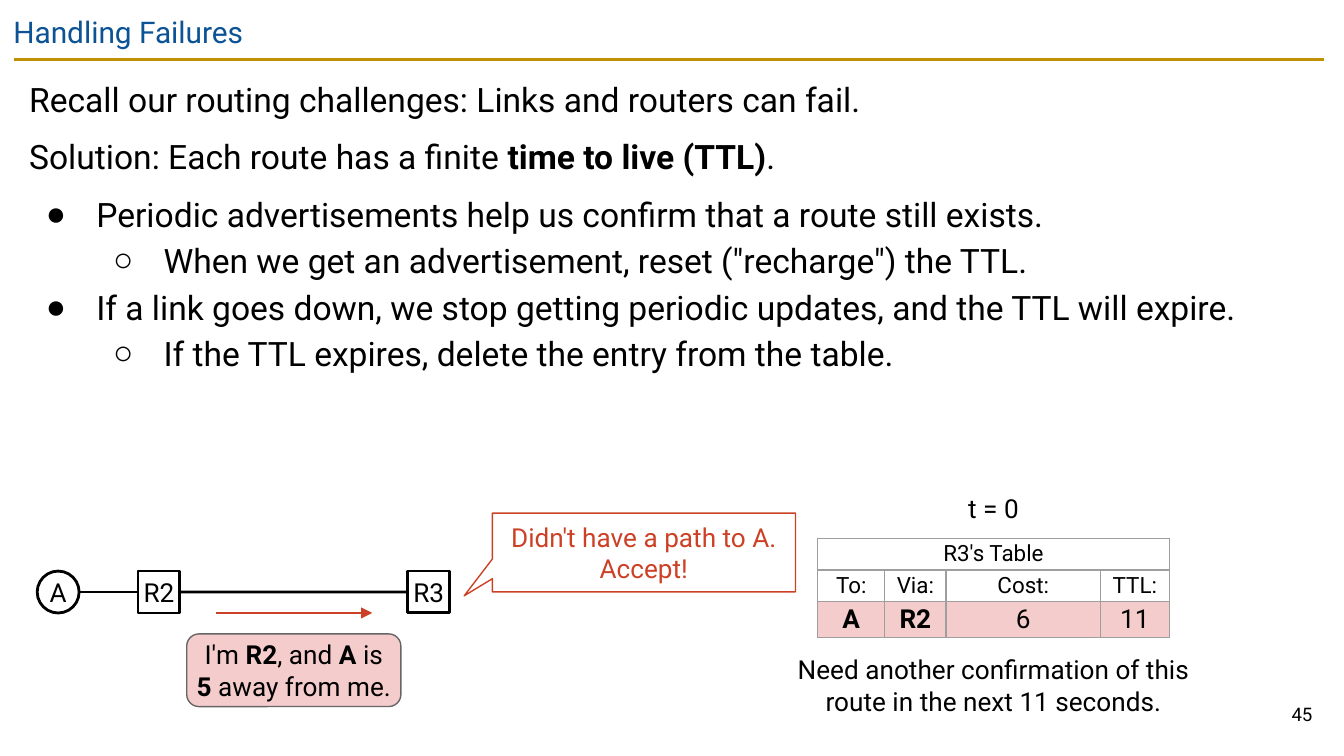
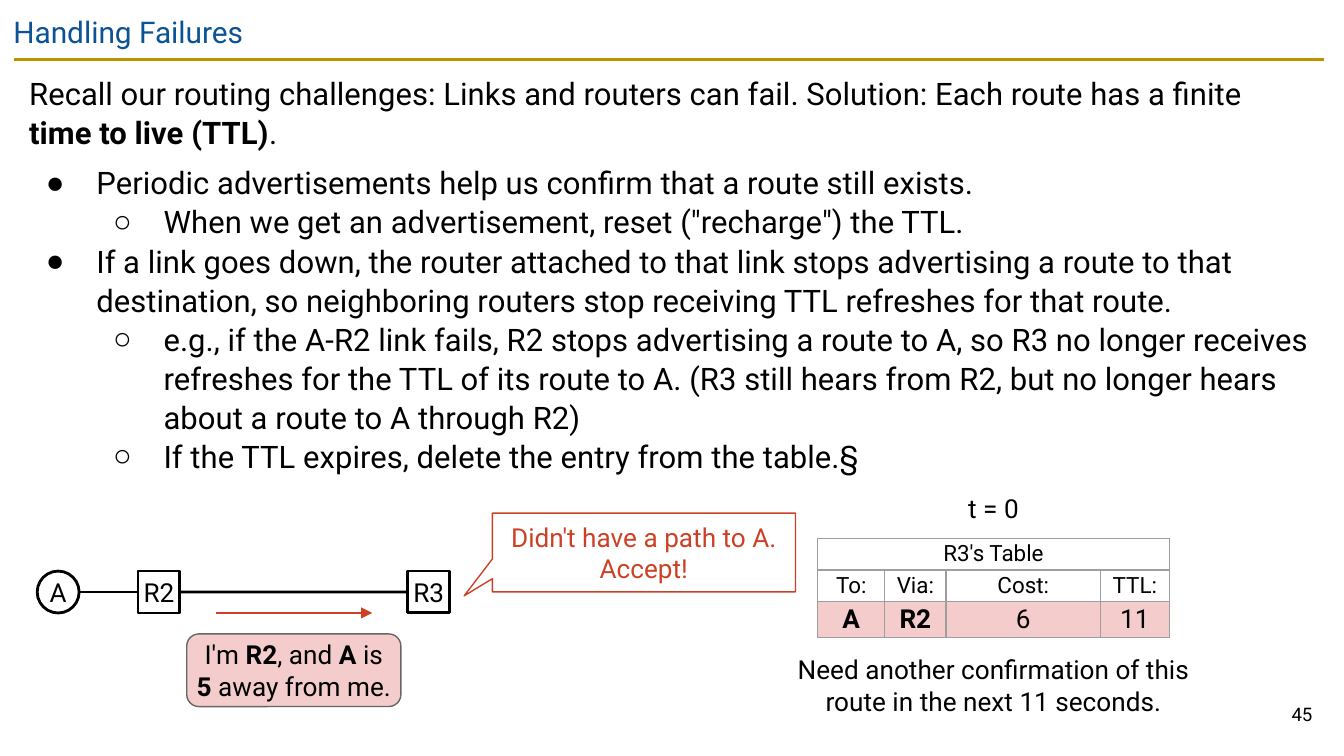
Before and after one commit to guhofstra/CSC175Sp26, a slide deck: slide 45 of PPTs/Lecture 5.2 - Distance-Vector.pptx. Drawn at 1344x756 pixels with LibreOffice and Linux fonts; fonts in the diff are those of the drawing. Boxes give left, top, right and bottom in pixels: in the first picture for what was removed or moved away, otherwise in the second. Text is boxed around its words. In the diff, an @@ line names an element or a change of style, - is before the commit and + after.

```diff
--- a/PPTs/Lecture 5.2 - Distance-Vector.pptx
+++ b/PPTs/Lecture 5.2 - Distance-Vector.pptx
@@ text at [29,81,1242,151]: text changed; size 18 to 16.6 pt @@
-Recall our routing challenges: Links and routers can fail.
-Solution: Each route has a finite time to live (TTL).
+Recall our routing challenges: Links and routers can fail. Solution: Each route has a finite time to live (TTL).
@@ text at [96,170,973,240]: size 18 to 16.6 pt in "Periodic advertisements help us confirm that a ...", "When we get an advertisement, reset ("recharge") ..."; line spacing 1.15 to 1.05 @@
@@ text at [96,249,1308,476]: text changed; size 18 to 16.6 pt @@
-● If a link goes down, we stop getting periodic updates, and the TTL will expire.
-  ○ If the TTL expires, delete the entry from the table.
+● If a link goes down, the router attached to that link stops advertising a route to that destination, so neighboring routers stop receiving TTL refreshes for that route.
+  ○ e.g., if the A-R2 link fails, R2 stops advertising a route to A, so R3 no longer receives refreshes for the TTL of its route to A. (R3 still hears from R2, but no longer hears about a route to A through R2)
+  ○ If the TTL expires, delete the entry from the table.§
```
Also in this commit, not shown: 5 other slides changed, 1 slide added, 3 other files.
